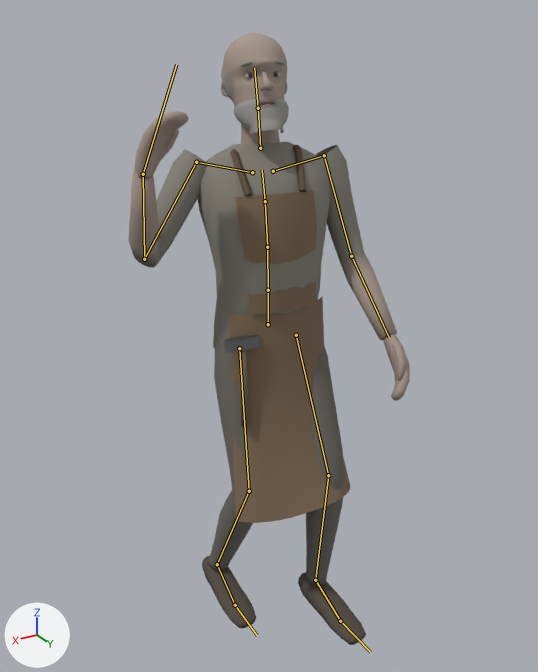
Two versions of the glTF model assets/models/characters/clubs.glb, one commit apart.
Both versions are drawn from a camera (50 mm lens) standing at (0.936, 1.559, 1.64) and looking at (0.011, 0.017, 0.869). The lights are fixed; the arrows at lower left show +X, +Y and +Z. The first picture is the older version. Both versions are drawn at frame 11 of the action 'pull'; the numbers are the values there. The bones that change, and the others that lie on the model, are drawn over the model as lines.

Names of what the first picture shows: 'Clubs'.
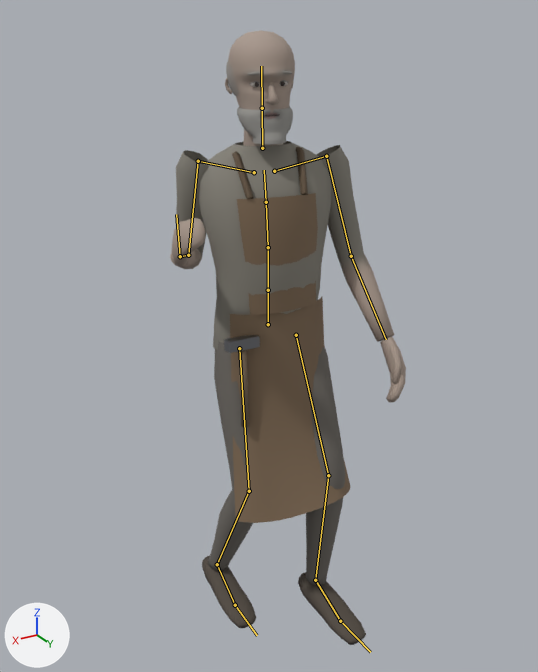
Location of each change, [x1, y1, x2, y2] in pixels of the pictures (538 x 672 px):
'Clubs', posed (16% narrower)
    before: [128, 33, 410, 645]
    after: [170, 30, 406, 645]
bone 'Spine', root to tip
    before: (268, 290) to (267, 247)
    after: (268, 290) to (268, 247)
bone 'Chest', root to tip
    before: (267, 247) to (265, 201)
    after: (268, 247) to (266, 202)
bone 'UpperChest', root to tip
    before: (265, 201) to (262, 170)
    after: (266, 202) to (264, 170)
bone 'Neck', root to tip
    before: (260, 148) to (258, 108)
    after: (262, 148) to (262, 108)
bone 'Head', root to tip
    before: (258, 108) to (254, 68)
    after: (262, 108) to (261, 66)
bone 'RightUpperArm', root to tip
    before: (196, 162) to (144, 259)
    after: (198, 161) to (188, 255)
bone 'RightLowerArm', root to tip
    before: (144, 259) to (143, 174)
    after: (188, 255) to (180, 256)
bone 'RightHand', root to tip
    before: (143, 174) to (176, 64)
    after: (180, 256) to (176, 214)

What the commit changed:
Bone 'Spine' (bone_spine) turns from (-3, -5, 0) to (-2, -5, 0) degrees about its own x, y and z.
Bone 'Chest' (bone_chest) turns from (-4, -6, 0) to (-3, -6, 0) degrees about its own x, y and z.
Bone 'UpperChest' (bone_upperchest) turns from (-4, -6, -1) to (-3, -6, -1) degrees about its own x, y and z.
Bone 'Neck' (bone_neck) turns from (-2, 0, 0) to (3, 0, 0) degrees about its own x, y and z.
Bone 'Head' (bone_head) turns from (-4, 0, 0) to (4, 0, 0) degrees about its own x, y and z.
Bone 'RightUpperArm' (bone_rightupperarm) turns from (10, 34, 16) to (-22, 11, 32) degrees about its own x, y and z.
Bone 'RightLowerArm' (bone_rightlowerarm) turns from (123, 0, 0) to (114, 0, 0) degrees about its own x, y and z.
Bone 'RightHand' (bone_righthand) turns from (30, 0, 0) to (22, 13, 5) degrees about its own x, y and z.
